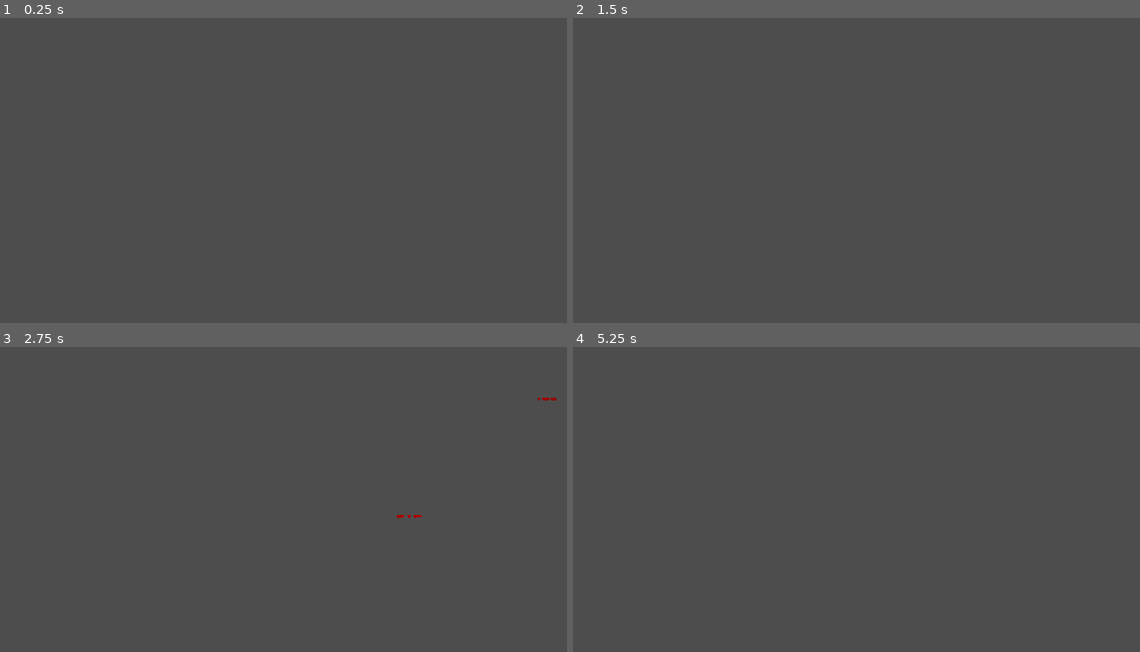
Above: before the commit, frames 1-4 (two rows, left to right).
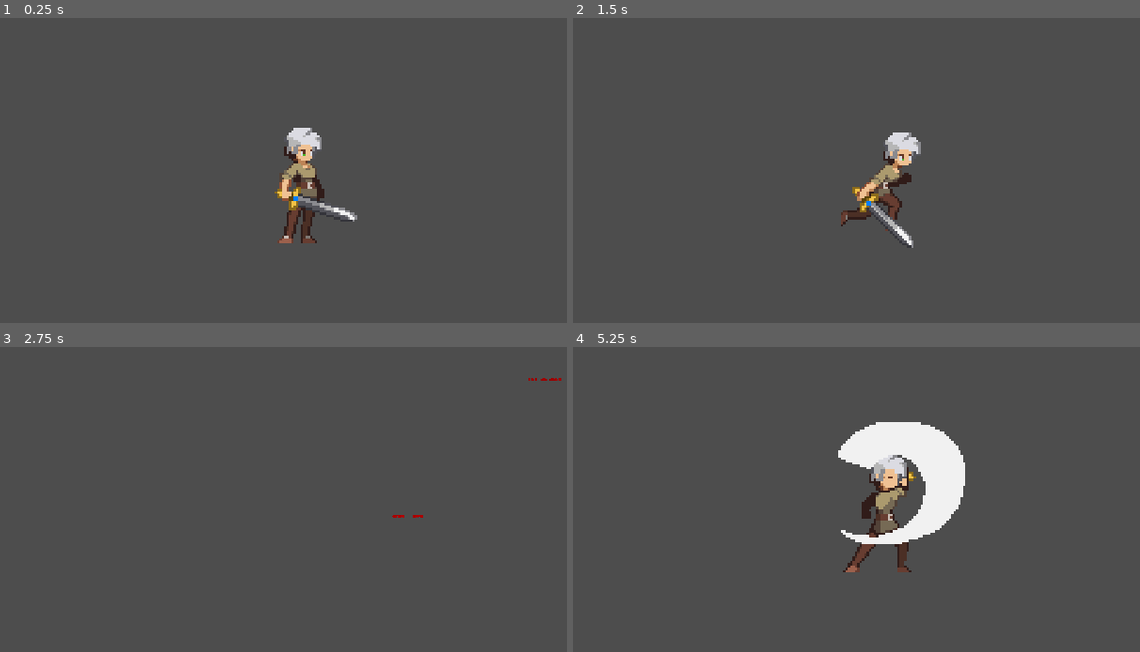
Above: after the commit, the same moments.

Repository: zzzcta/BloodRunner
Game: Godot game, scene res://Mapas/test.tscn
Same seed, same stepped clock (60 frames per second), same inputs: the game is played once before the commit and once after it. The project has no main scene, so this scene is started directly.
Inputs (mouse positions are in pixels of both pictures, inside the frame that each line leads up to):
- Up to frame 1 (0.25 s): no input
- Up to frame 2 (1.5 s): move the mouse to (1003, 170) at 0.52 s; hold D (move_right) from 0.53 s (still down); click (1003, 170) at 0.6 s; tap Space (jump) at 0.77 s; move the mouse to (754, 204) at 1.27 s; right-click (754, 204) at 1.35 s
- Up to frame 3 (2.75 s): tap Space (jump) at 1.52 s; move the mouse to (362, 441) at 2.02 s; release D (move_right) at 2.03 s; hold A (move_left) from 2.03 s (still down); tap Q (transform) at 2.1 s
- Up to frame 4 (5.25 s): move the mouse to (845, 584) at 2.77 s; release A (move_left) at 2.78 s; hold D (move_right) 2.78-4.28 s; click (845, 584) at 2.85 s; tap Space (jump) at 3.02, 3.77, 4.52 s; move the mouse to (1054, 566) at 3.52 s; right-click (1054, 566) at 3.6 s; move the mouse to (692, 465) at 4.27 s; hold A (move_left) 4.28-5.03 s; tap Q (transform) at 4.35 s; move the mouse to (901, 514) at 5.02 s; hold D (move_right) from 5.03 s (still down); click (901, 514) at 5.1 s

The runs differ from the first frame. In frame 1, 2.0% of the frame differs, in the area x 48-64%, y 36-74%; in frame 2, 1.8%; in frame 3, less than 0.1%; in frame 4, 6.0%, in the area x 46-70%, y 24-74%.

Commit message:
Update player.tscn

Diff:
--- a/Prefabs/player.tscn
+++ b/Prefabs/player.tscn
@@ -1,28 +1,21 @@
-[gd_scene load_steps=16 format=3 uid="uid://bxxp3xne2v7oa"]
+[gd_scene load_steps=24 format=3 uid="uid://cbubjqnrm73ug"]
 
 [ext_resource type="Script" uid="uid://wi74q6nvn6ys" path="res://_Scripts/player/player.gd" id="1_y6xdh"]
-[ext_resource type="Script" path="res://_Scripts/state_machine.gd" id="2_5wxv7"]
+[ext_resource type="Texture2D" uid="uid://dc0jqpssf1cch" path="res://Recursos/Sprites/Jump-All-Sheet.png" id="2_2xbkd"]
+[ext_resource type="Script" uid="uid://dmfhj3tajaetn" path="res://_Scripts/state_machine.gd" id="2_5wxv7"]
+[ext_resource type="Texture2D" uid="uid://u4m6ftbhr60x" path="res://Recursos/Sprites/Idle-Sheet.png" id="2_08u7w"]
+[ext_resource type="Texture2D" uid="uid://biu8fpp5p6ie1" path="res://Recursos/Sprites/Run-Sheet.png" id="3_kgmex"]
 [ext_resource type="Script" uid="uid://sdnm7c3581hd" path="res://_Scripts/player/idle_state.gd" id="3_y5hcb"]
 [ext_resource type="Script" uid="uid://cke0u5yvlug3f" path="res://_Scripts/player/move_state.gd" id="4_2nftw"]
+[ext_resource type="Texture2D" uid="uid://c5osfvk75r0cb" path="res://Recursos/Sprites/Attack-01-Sheet.png" id="5_3vpsw"]
 [ext_resource type="Script" uid="uid://daxmalqmx8vyj" path="res://_Scripts/player/jump_state.gd" id="5_knrd4"]
 [ext_resource type="Script" uid="uid://bjkbgjq1ucuu" path="res://_Scripts/player/base_attack.gd" id="6_hck1p"]
 [ext_resource type="Script" uid="uid://doaehkbxx6jfx" path="res://_Scripts/player/range_attack.gd" id="7_juxdh"]
 [ext_resource type="Script" uid="uid://tukrks52ckbq" path="res://_Scripts/player/transform_state.gd" id="8_4qbli"]
 
-[sub_resource type="RectangleShape2D" id="RectangleShape2D_of3e5"]
-size = Vector2(15, 30)
-
-[sub_resource type="Animation" id="Animation_y5hcb"]
-length = 0.001
-
-[sub_resource type="Animation" id="Animation_3icqa"]
-resource_name = "idle"
-
-[sub_resource type="AnimationLibrary" id="AnimationLibrary_y6xdh"]
-_data = {
-&"RESET": SubResource("Animation_y5hcb"),
-&"idle": SubResource("Animation_3icqa")
-}
+[sub_resource type="CapsuleShape2D" id="CapsuleShape2D_kgmex"]
+radius = 9.0
+height = 47.0
 
 [sub_resource type="Gradient" id="Gradient_juxdh"]
 colors = PackedColorArray(0.712692, 2.93598e-06, 5.77569e-07, 1, 0.396078, 0, 0, 1)
@@ -34,44 +27,271 @@
 lifetime_randomness = 0.1
 particle_flag_disable_z = true
 emission_shape = 3
-emission_box_extents = Vector3(5, 0, 1)
+emission_box_extents = Vector3(7, 0, 1)
 angle_min = -4.99999
 angle_max = 5.00001
 gravity = Vector3(0, 98, 0)
 scale_max = 1.15
 color_ramp = SubResource("GradientTexture1D_4qbli")
 
-[node name="Player" type="CharacterBody2D"]
+[sub_resource type="Animation" id="Animation_m62uw"]
+resource_name = "BaseAttack"
+length = 0.4
+step = 0.1
+tracks/0/type = "value"
+tracks/0/imported = false
+tracks/0/enabled = true
+tracks/0/path = NodePath("Sprite2D:texture")
+tracks/0/interp = 1
+tracks/0/loop_wrap = true
+tracks/0/keys = {
+"times": PackedFloat32Array(0, 0.4),
+"transitions": PackedFloat32Array(1, 1),
+"update": 1,
+"values": [ExtResource("5_3vpsw"), ExtResource("5_3vpsw")]
+}
+tracks/1/type = "value"
+tracks/1/imported = false
+tracks/1/enabled = true
+tracks/1/path = NodePath("Sprite2D:hframes")
+tracks/1/interp = 1
+tracks/1/loop_wrap = true
+tracks/1/keys = {
+"times": PackedFloat32Array(0, 0.4),
+"transitions": PackedFloat32Array(1, 1),
+"update": 1,
+"values": [8, 8]
+}
+tracks/2/type = "value"
+tracks/2/imported = false
+tracks/2/enabled = true
+tracks/2/path = NodePath("Sprite2D:frame")
+tracks/2/interp = 1
+tracks/2/loop_wrap = true
+tracks/2/keys = {
+"times": PackedFloat32Array(0, 0.1, 0.2, 0.3),
+"transitions": PackedFloat32Array(1, 1, 1, 1),
+"update": 1,
+"values": [0, 1, 2, 3]
+}
+
+[sub_resource type="Animation" id="Animation_3icqa"]
+resource_name = "Idle"
+length = 0.4
+loop_mode = 1
+step = 0.1
+tracks/0/type = "value"
+tracks/0/imported = false
+tracks/0/enabled = true
+tracks/0/path = NodePath("Sprite2D:texture")
+tracks/0/interp = 1
+tracks/0/loop_wrap = true
+tracks/0/keys = {
+"times": PackedFloat32Array(0, 0.4),
+"transitions": PackedFloat32Array(1, 1),
+"update": 1,
+"values": [ExtResource("2_08u7w"), ExtResource("2_08u7w")]
+}
+tracks/1/type = "value"
+tracks/1/imported = false
+tracks/1/enabled = true
+tracks/1/path = NodePath("Sprite2D:hframes")
+tracks/1/interp = 1
+tracks/1/loop_wrap = true
+tracks/1/keys = {
+"times": PackedFloat32Array(0, 0.4),
+"transitions": PackedFloat32Array(1, 1),
+"update": 1,
+"values": [4, 4]
+}
+tracks/2/type = "value"
+tracks/2/imported = false
+tracks/2/enabled = true
+tracks/2/path = NodePath("Sprite2D:frame")
+tracks/2/interp = 1
+tracks/2/loop_wrap = true
+tracks/2/keys = {
+"times": PackedFloat32Array(0, 0.1, 0.2),
+"transitions": PackedFloat32Array(1, 1, 1),
+"update": 1,
+"values": [0, 1, 2]
+}
+
+[sub_resource type="Animation" id="Animation_3vpsw"]
+resource_name = "Jump"
+length = 1.5
+step = 0.1
+tracks/0/type = "value"
+tracks/0/imported = false
+tracks/0/enabled = true
+tracks/0/path = NodePath("Sprite2D:texture")
+tracks/0/interp = 1
+tracks/0/loop_wrap = true
+tracks/0/keys = {
+"times": PackedFloat32Array(0, 1.5),
+"transitions": PackedFloat32Array(1, 1),
+"update": 1,
+"values": [ExtResource("2_2xbkd"), ExtResource("2_2xbkd")]
+}
+tracks/1/type = "value"
+tracks/1/imported = false
+tracks/1/enabled = true
+tracks/1/path = NodePath("Sprite2D:hframes")
+tracks/1/interp = 1
+tracks/1/loop_wrap = true
+tracks/1/keys = {
+"times": PackedFloat32Array(0, 1.5),
+"transitions": PackedFloat32Array(1, 1),
+"update": 1,
+"values": [15, 15]
+}
+tracks/2/type = "value"
+tracks/2/imported = false
+tracks/2/enabled = true
+tracks/2/path = NodePath("Sprite2D:frame")
+tracks/2/interp = 1
+tracks/2/loop_wrap = true
+tracks/2/keys = {
+"times": PackedFloat32Array(0, 0.1, 0.2, 0.3, 0.4, 0.5, 0.6, 0.7, 0.8, 0.9, 1, 1.1, 1.2, 1.3),
+"transitions": PackedFloat32Array(1, 1, 1, 1, 1, 1, 1, 1, 1, 1, 1, 1, 1, 1),
+"update": 1,
+"values": [0, 1, 2, 3, 4, 5, 6, 7, 8, 9, 10, 11, 12, 13]
+}
+
+[sub_resource type="Animation" id="Animation_kgmex"]
+resource_name = "Move"
+length = 0.8
+loop_mode = 1
+step = 0.1
+tracks/0/type = "value"
+tracks/0/imported = false
+tracks/0/enabled = true
+tracks/0/path = NodePath("Sprite2D:texture")
+tracks/0/interp = 1
+tracks/0/loop_wrap = true
+tracks/0/keys = {
+"times": PackedFloat32Array(0, 0.8),
+"transitions": PackedFloat32Array(1, 1),
+"update": 1,
+"values": [ExtResource("3_kgmex"), ExtResource("3_kgmex")]
+}
+tracks/1/type = "value"
+tracks/1/imported = false
+tracks/1/enabled = true
+tracks/1/path = NodePath("Sprite2D:hframes")
+tracks/1/interp = 1
+tracks/1/loop_wrap = true
+tracks/1/keys = {
+"times": PackedFloat32Array(0, 0.8),
+"transitions": PackedFloat32Array(1, 1),
+"update": 1,
+"values": [8, 8]
+}
+tracks/2/type = "value"
+tracks/2/imported = false
+tracks/2/enabled = true
+tracks/2/path = NodePath("Sprite2D:frame")
+tracks/2/interp = 1
+tracks/2/loop_wrap = true
+tracks/2/keys = {
+"times": PackedFloat32Array(0, 0.1, 0.2, 0.3, 0.4, 0.5, 0.6),
+"transitions": PackedFloat32Array(1, 1, 1, 1, 1, 1, 1),
+"update": 1,
+"values": [0, 1, 2, 3, 4, 5, 6]
+}
+
+[sub_resource type="Animation" id="Animation_ms580"]
+length = 0.001
+tracks/0/type = "value"
+tracks/0/imported = false
+tracks/0/enabled = true
+tracks/0/path = NodePath("Sprite2D:hframes")
+tracks/0/interp = 1
+tracks/0/loop_wrap = true
+tracks/0/keys = {
+"times": PackedFloat32Array(0),
+"transitions": PackedFloat32Array(1),
+"update": 1,
+"values": [15]
+}
+tracks/1/type = "value"
+tracks/1/imported = false
+tracks/1/enabled = true
+tracks/1/path = NodePath("Sprite2D:texture")
+tracks/1/interp = 1
+tracks/1/loop_wrap = true
+tracks/1/keys = {
+"times": PackedFloat32Array(0),
+"transitions": PackedFloat32Array(1),
+"update": 1,
+"values": [ExtResource("2_2xbkd")]
+}
+tracks/2/type = "value"
+tracks/2/imported = false
+tracks/2/enabled = true
+tracks/2/path = NodePath("Sprite2D:frame")
+tracks/2/interp = 1
+tracks/2/loop_wrap = true
+tracks/2/keys = {
+"times": PackedFloat32Array(0),
+"transitions": PackedFloat32Array(1),
+"update": 1,
+"values": [1]
+}
+
+[sub_resource type="Animation" id="Animation_b30ri"]
+resource_name = "RangeAttack"
+step = 0.1
+
+[sub_resource type="AnimationLibrary" id="AnimationLibrary_y6xdh"]
+_data = {
+&"BaseAttack": SubResource("Animation_m62uw"),
+&"Idle": SubResource("Animation_3icqa"),
+&"Jump": SubResource("Animation_3vpsw"),
+&"Move": SubResource("Animation_kgmex"),
+&"RESET": SubResource("Animation_ms580"),
+&"RangeAttack": SubResource("Animation_b30ri")
+}
+
+[node name="Player" type="CharacterBody2D" groups=["player"]]
 collision_layer = 2
 collision_mask = 5
 script = ExtResource("1_y6xdh")
 base_attack_cooldown = 0.2
 
 [node name="Sprite2D" type="Sprite2D" parent="."]
+texture = ExtResource("2_2xbkd")
+hframes = 15
+frame = 1
 
 [node name="CollisionShape2D" type="CollisionShape2D" parent="."]
-shape = SubResource("RectangleShape2D_of3e5")
+position = Vector2(0, 0.5)
+shape = SubResource("CapsuleShape2D_kgmex")
+
+[node name="GPUParticles2D" type="GPUParticles2D" parent="."]
+amount = 65
+lifetime = 0.15
+speed_scale = 0.2
+process_material = SubResource("ParticleProcessMaterial_08u7w")
+
+[node name="Marker2D" type="Marker2D" parent="."]
+position = Vector2(23, 0)
 
 [node name="AnimationPlayer" type="AnimationPlayer" parent="."]
 libraries = {
 &"": SubResource("AnimationLibrary_y6xdh")
 }
-
-[node name="GPUParticles2D" type="GPUParticles2D" parent="."]
-amount = 45
-lifetime = 0.15
-speed_scale = 0.2
-process_material = SubResource("ParticleProcessMaterial_08u7w")
+autoplay = "Idle"
 
 [node name="StateMachine" type="Node" parent="."]
 script = ExtResource("2_5wxv7")
 
+[node name="Move" type="Node" parent="StateMachine"]
+script = ExtResource("4_2nftw")
+
 [node name="Idle" type="Node" parent="StateMachine"]
 script = ExtResource("3_y5hcb")
 
-[node name="Move" type="Node" parent="StateMachine"]
-script = ExtResource("4_2nftw")
-
 [node name="Jump" type="Node" parent="StateMachine"]
 script = ExtResource("5_knrd4")
 
